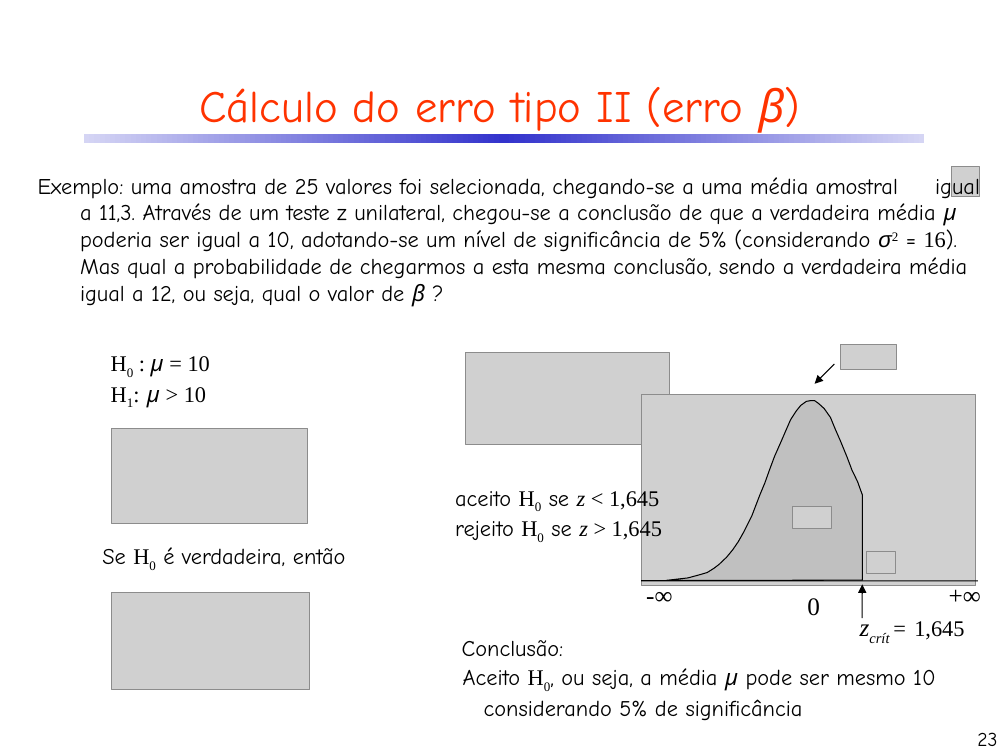
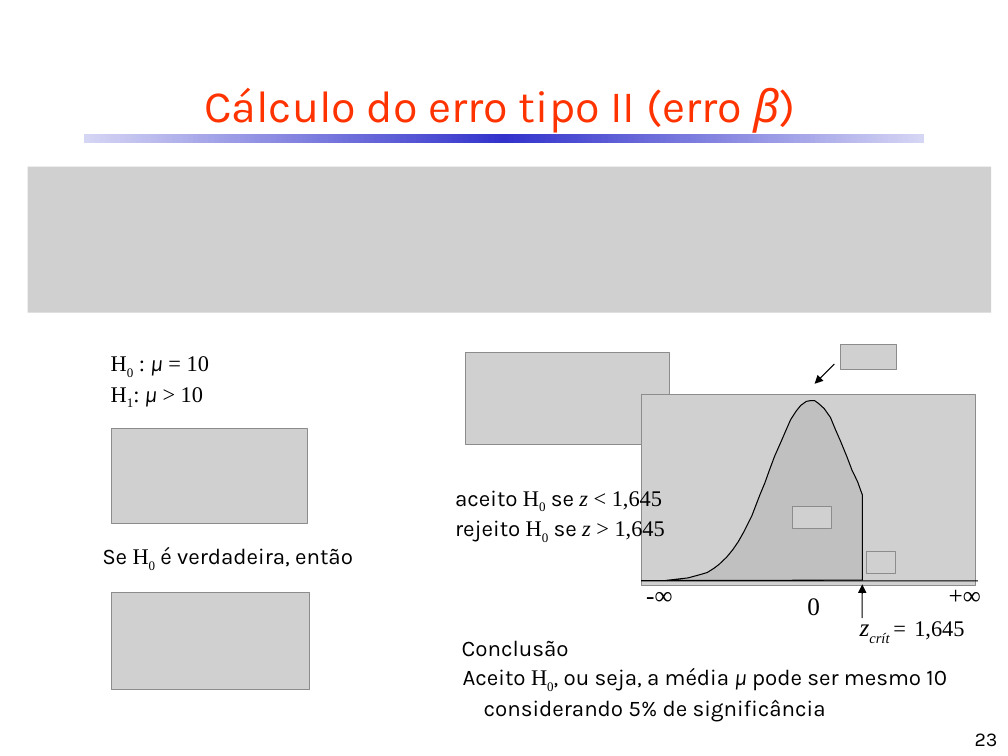
Before and after one commit to CDRenno/Estatistica, a slide deck: slide 23 of ppt/07TesteHip.pptx. Drawn at 1008x756 pixels with LibreOffice and Linux fonts; fonts in the diff are those of the drawing; grey boxes stand for pictures. Boxes give left, top, right and bottom in pixels: in the first picture for what was removed or moved away, otherwise in the second. Text is boxed around its words. In the diff, an @@ line names an element or a change of style, - is before the commit and + after.

```diff
--- a/ppt/07TesteHip.pptx
+++ b/ppt/07TesteHip.pptx
@@ picture added at (27, 166, 991, 312) @@
@@ text removed at (38, 175, 980, 307) @@
-Exemplo: uma amostra de 25 valores foi selecionada, chegando-se a uma média amostral igual a 11,3. Através de um teste z unilateral, chegou-se a conclusão de que a verdadeira média μ poderia ser igual a 10, adotando-se um nível de significância de 5% (considerando σ2 = 16). Mas qual a probabilidade de chegarmos a esta mesma conclusão, sendo a verdadeira média igual a 12, ou seja, qual o valor de β ?
@@ picture removed at (952, 166, 980, 197) @@
@@ text "H0 : μ = 10" at (145, 356, 209, 407): font Comic Neue to Karla in "μ", "μ" @@
@@ text "aceito H0 se z < ..." at (455, 488, 665, 542): font Comic Neue to Karla in "aceito se", "rejeito se" @@
@@ text "Aceito H0" at (455, 490, 518, 507): font Comic Neue to Karla in "Aceito" @@
@@ font Comic Neue to Karla in 5 elements at (204, 87, 795, 133), (102, 547, 353, 567), (484, 668, 947, 722), (975, 733, 998, 747), (462, 640, 569, 657) @@
```
Also in this commit, not shown: 60 other slides changed, 5 other files.
